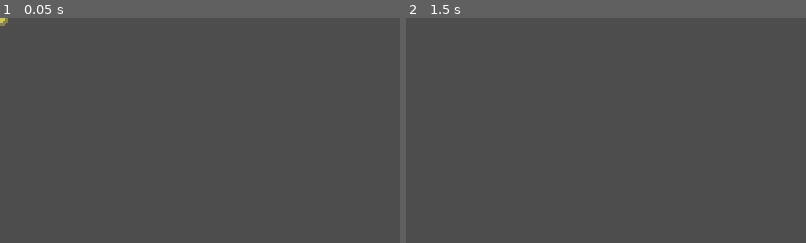
Above: before the commit, frames 1-2 (left to right).
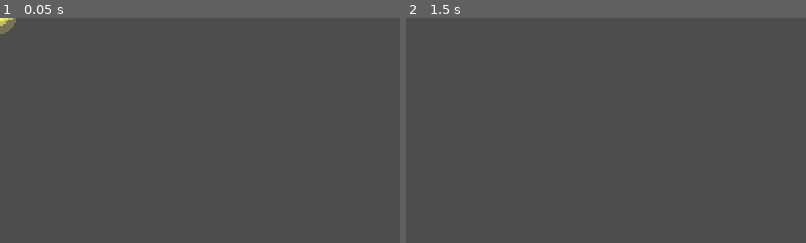
Above: after the commit, the same moments.

Repository: Josh-Buck/wwii-td
Game: Godot game, scene res://scenes/effects/FireFlash.tscn
The game is run twice, just before and just after one commit, with the same random seed, the same clock (stepped at 60 frames per second) and the same inputs. This scene is started directly instead of the project's main scene.
Inputs (mouse positions are % of the whole screen's width and height, from its top left):
- Up to frame 1 (0.05 s): no input
- Up to frame 2 (1.5 s): tap Enter at 0.5 s; move the mouse to (72, 45) at 0.52 s; tap 1 at 0.6 s; click (72, 45) at 0.67 s; tap Space at 0.77, 1.25 s; drag from (30, 55) to (45, 70) at 1.27 s
The pictures show only the part of the screen within x 0-50%, y 0-50%; the shares and areas given below are measured in that part.

The runs differ from the first frame. In frame 1, 0.2% of the frame differs, in the area x 0-4%, y 0-8%; in frame 2, nothing differs.

Commit message:
art: wire CC0 Kenney sprites into tower bases + map decor
- 12 CC0 PNGs from Kenney's Tower Defense (Top-Down) + Tiny Ski packs:
  terrain (grass, road, snow) and decor (tower_base, tree_pine, bush,
  hedgerow, rock, crater, sandbags, oil_barrel, tank_treads).
- Tower base plate now renders the octagonal stone tile from the
  Kenney pack instead of the procedural ellipse — feels like real
  artwork under each unit.
- MapDecor now draws PNG sprites for each decoration kind (pine /
  rock / hedge / bush / sandbag / crater / barrel / tank treads).
  Normandy and Ardennes draw from different sprite sets.
- Muzzle flash now flares directionally toward the target (cone of
  light pointing where the shot went) and has a brighter core +
  wider halo.
- CREDITS.md updated with the new attribution section by the art
  agent.

Diff:
--- a/scenes/effects/FireFlash.gd
+++ b/scenes/effects/FireFlash.gd
@@ -1,13 +1,15 @@
 extends Node2D
 
-@export var lifetime: float = 0.12
-@export var max_radius: float = 10.0
+@export var lifetime: float = 0.16
+@export var max_radius: float = 14.0
 
 var _t: float = 0.0
 var _color: Color = Color(1, 0.95, 0.4)
+var _angle: float = 0.0  ## direction toward target so flash flares outward
 
-func setup(color: Color = Color(1, 0.95, 0.4)) -> void:
+func setup(color: Color = Color(1, 0.95, 0.4), angle: float = 0.0) -> void:
 	_color = color
+	_angle = angle
 
 func _process(delta: float) -> void:
 	_t += delta
@@ -19,9 +21,23 @@
 func _draw() -> void:
 	var f: float = _t / lifetime
 	var alpha: float = 1.0 - f
-	var r: float = max_radius * (1.0 - f * 0.4)
-	var col: Color = _color
-	col.a = alpha
-	draw_circle(Vector2.ZERO, r, col)
-	col.a = alpha * 0.55
-	draw_circle(Vector2.ZERO, r * 1.6, col)
+	var r: float = max_radius * (1.0 - f * 0.3)
+	# Bright core
+	var core: Color = Color(1.0, 1.0, 0.85, alpha)
+	draw_circle(Vector2.ZERO, r * 0.5, core)
+	# Mid glow
+	var mid: Color = _color
+	mid.a = alpha * 0.85
+	draw_circle(Vector2.ZERO, r, mid)
+	# Wide soft halo
+	var halo: Color = _color
+	halo.a = alpha * 0.35
+	draw_circle(Vector2.ZERO, r * 2.0, halo)
+	# Directional flare cone toward target
+	var dir := Vector2(cos(_angle), sin(_angle))
+	var perp := Vector2(-dir.y, dir.x)
+	var tip: Vector2 = dir * r * 2.2
+	var base_l: Vector2 = perp * r * 0.4
+	var base_r: Vector2 = -perp * r * 0.4
+	var pts := PackedVector2Array([tip, base_l, base_r])
+	draw_colored_polygon(pts, mid)
--- a/scenes/map/MapDecor.gd
+++ b/scenes/map/MapDecor.gd
@@ -18,6 +18,17 @@
 
 var _items: Array = []  ## [{pos: Vector2, kind: StringName, rot: float, scale: float}]
 
+const _TEX: Dictionary = {
+	&"pine":     preload("res://art/decor/tree_pine.png"),
+	&"rock":     preload("res://art/decor/rock.png"),
+	&"hedge":    preload("res://art/decor/hedgerow.png"),
+	&"bush":     preload("res://art/decor/bush.png"),
+	&"sandbag":  preload("res://art/decor/sandbags.png"),
+	&"crater":   preload("res://art/decor/crater.png"),
+	&"barrel":   preload("res://art/decor/oil_barrel.png"),
+	&"treads":   preload("res://art/decor/tank_treads.png"),
+}
+
 func _ready() -> void:
 	z_index = -10
 	z_as_relative = false
@@ -29,9 +40,9 @@
 	rng.seed = seed
 	var kinds: Array
 	if style == &"ardennes":
-		kinds = [&"pine", &"pine", &"pine", &"snow_tuft", &"snow_tuft", &"rock"]
+		kinds = [&"pine", &"pine", &"pine", &"rock", &"rock", &"bush"]
 	else:
-		kinds = [&"hedge", &"hedge", &"grass", &"grass", &"sandbag", &"crater"]
+		kinds = [&"hedge", &"bush", &"sandbag", &"crater", &"barrel", &"treads"]
 	var attempts: int = 0
 	while _items.size() < decor_count and attempts < decor_count * 20:
 		attempts += 1
@@ -72,14 +83,21 @@
 		var pos: Vector2 = it.pos
 		var rot: float = it.rot
 		var s: float = it.scale
+		var tex: Texture2D = _TEX.get(it.kind)
+		if tex != null:
+			_draw_sprite(tex, pos, rot, s)
+			continue
+		# Fallback procedural shapes for kinds without a sprite.
 		match it.kind:
-			&"pine":           _draw_pine(pos, s)
 			&"snow_tuft":      _draw_snow_tuft(pos, s)
-			&"rock":           _draw_rock(pos, s)
-			&"hedge":          _draw_hedge(pos, rot, s)
 			&"grass":          _draw_grass(pos, s)
-			&"sandbag":        _draw_sandbag(pos, rot, s)
-			&"crater":         _draw_crater(pos, s)
+
+func _draw_sprite(tex: Texture2D, pos: Vector2, rot: float, s: float) -> void:
+	var size: Vector2 = tex.get_size() * s
+	# Rotate around the sprite's centre.
+	draw_set_transform(pos, rot, Vector2.ONE)
+	draw_texture_rect(tex, Rect2(-size / 2.0, size), false)
+	draw_set_transform(Vector2.ZERO, 0, Vector2.ONE)
 
 func _draw_pine(pos: Vector2, s: float) -> void:
 	# Snow-capped pine: dark green triangle with white tip
--- a/scenes/towers/Tower.gd
+++ b/scenes/towers/Tower.gd
@@ -364,7 +364,8 @@
 func _fire_at(target: Node) -> void:
 	if not is_instance_valid(target):
 		return
-	_spawn_muzzle_flash()
+	var to_target: Vector2 = target.global_position - global_position
+	_spawn_muzzle_flash(to_target.angle())
 	_play_recoil(target)
 	var sfx_tag: StringName = &"fire_bullet"
 	match _projectile_style():
@@ -480,11 +481,11 @@
 		n = n.get_parent()
 	return null
 
-func _spawn_muzzle_flash() -> void:
+func _spawn_muzzle_flash(angle: float = 0.0) -> void:
 	var scene: PackedScene = preload("res://scenes/effects/FireFlash.tscn")
 	var fx: Node2D = scene.instantiate()
 	if stats:
-		fx.setup(stats.color.lightened(0.3))
+		fx.setup(stats.color.lightened(0.3), angle)
 	fx.global_position = global_position
 	var parent: Node = get_tree().current_scene
 	if parent:
@@ -502,11 +503,10 @@
 		draw_circle(Vector2.ZERO, TOWER_RADIUS * 0.9, Color(0, 0, 0, 0.35))
 		draw_set_transform(Vector2.ZERO, 0, Vector2.ONE)
 	else:
-		# Base plate: stacked dark ellipse + ring suggesting sandbags / earthwork.
-		draw_set_transform(Vector2(0, TOWER_RADIUS + 4), 0, Vector2(1.0, 0.45))
-		draw_circle(Vector2.ZERO, TOWER_RADIUS + 4, Color(0.18, 0.16, 0.12, 0.55))
-		draw_arc(Vector2.ZERO, TOWER_RADIUS + 4, 0, TAU, 24, Color(0.36, 0.30, 0.20, 0.85), 1.5)
-		draw_set_transform(Vector2.ZERO, 0, Vector2.ONE)
+		# Sandbag / octagonal stone base plate from the Kenney CC0 pack.
+		var base: Texture2D = preload("res://art/decor/tower_base.png")
+		var b_size: Vector2 = base.get_size() * (TOWER_RADIUS * 2.4 / max(1.0, base.get_size().x))
+		draw_texture_rect(base, Rect2(-b_size / 2.0 + Vector2(0, 4), b_size), false)
 	# Range preview (drawn under everything else when hovered or selected).
 	if hovered or selected:
 		var r := effective_range()
Binary file added: art/decor/bush.png
Not shown, added: art/decor/bush.png.import
Binary file added: art/decor/crater.png
Not shown, added: art/decor/crater.png.import
Binary file added: art/decor/hedgerow.png
Not shown, added: art/decor/hedgerow.png.import
Binary file added: art/decor/oil_barrel.png
Not shown, added: art/decor/oil_barrel.png.import
Binary file added: art/decor/rock.png
Not shown, added: art/decor/rock.png.import
Binary file added: art/decor/sandbags.png
Not shown, added: art/decor/sandbags.png.import
(and 19 more such lines)
